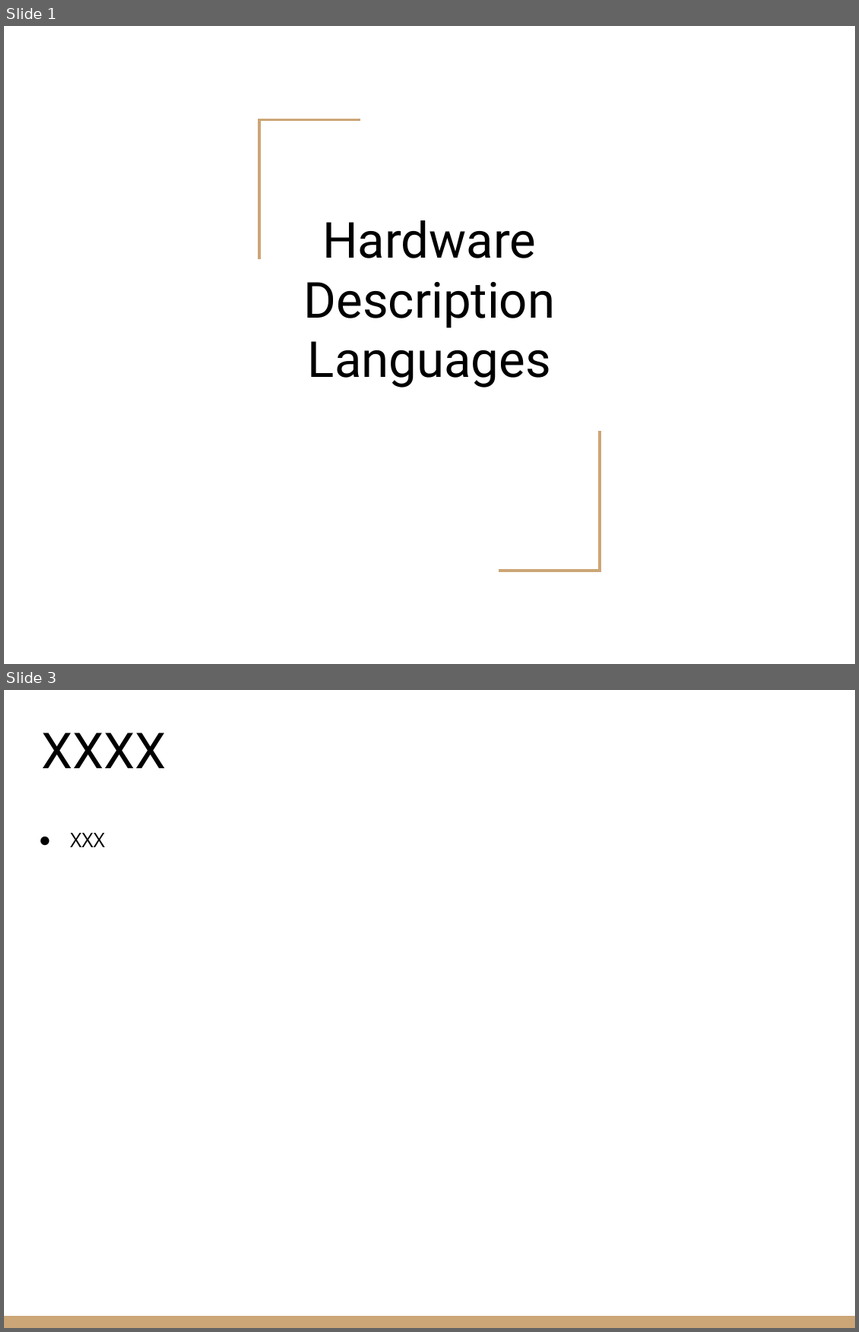
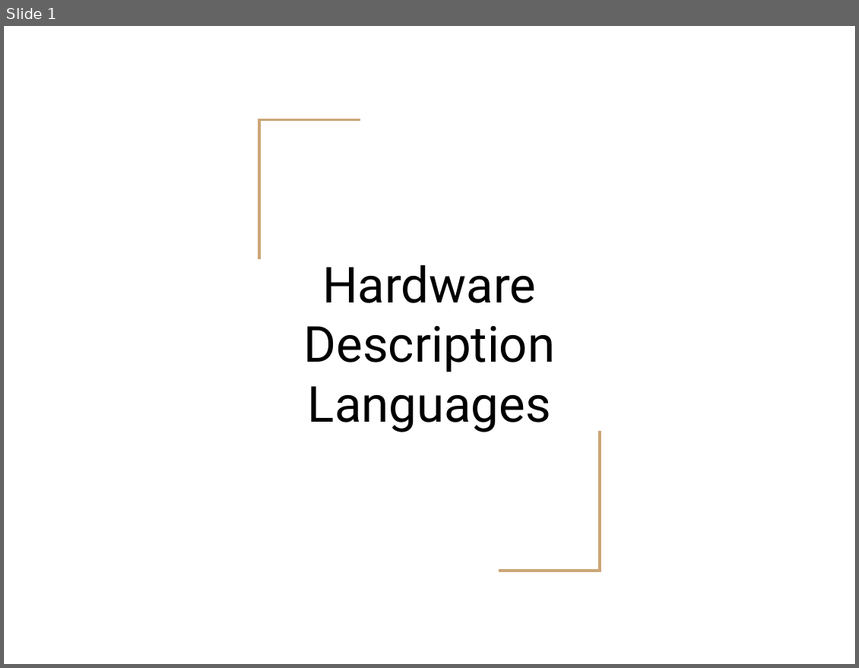
Before and after one commit to riccardoberta/esd, a slide deck: 07 - Hardware Description Languages/slides.pptx. Shown one above the other, each under a label of ours: slides 1 and 3 before the commit, slide 1 after it; the slides between them are not shown. The pictures are 859x1332 and 859x668 pixels, drawn with LibreOffice and Linux fonts; fonts in the diff are those of the drawing. Boxes give left, top, right and bottom in pixels: in the first picture for what was removed or moved away, otherwise in the second. Text is boxed around its words. In the diff, an @@ line names an element or a change of style, - is before the commit and + after.

```diff
--- a/07 - Hardware Description Languages/slides.pptx
+++ b/07 - Hardware Description Languages/slides.pptx
@@ slide 3 removed at [4,690,855,1328], background #FFFFFF @@
@@ title removed at [41,733,166,768] @@
-XXXX
@@ text removed at [70,833,105,847] @@
-● XXX
@@ rectangle removed at [4,1316,855,1328] @@
@@ slide 1 changed as well @@
@@ title "Hardware Description Languages": place and size @@
-title "Hardware Description Languages" at [304,221,556,388]
+title "Hardware Description Languages" at [304,265,556,433]
```
Also in this commit, not shown: 43 slides added, 1 other slide removed, 3 other files.
